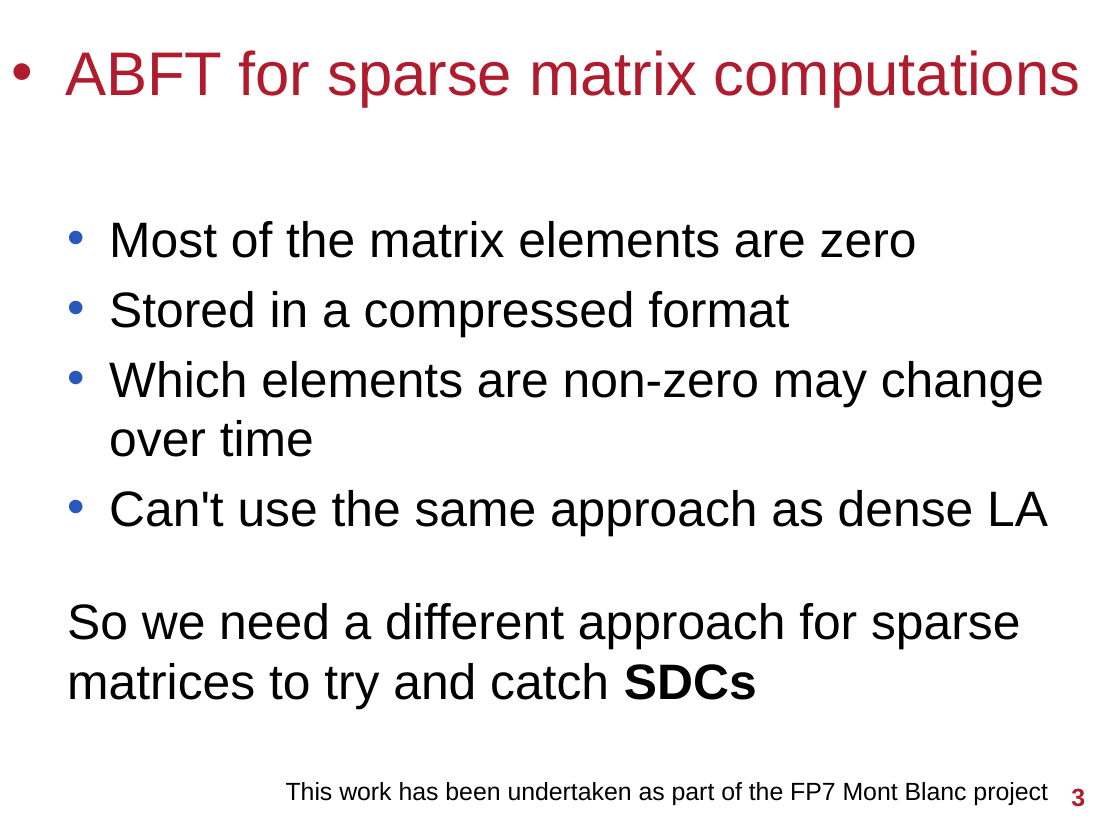
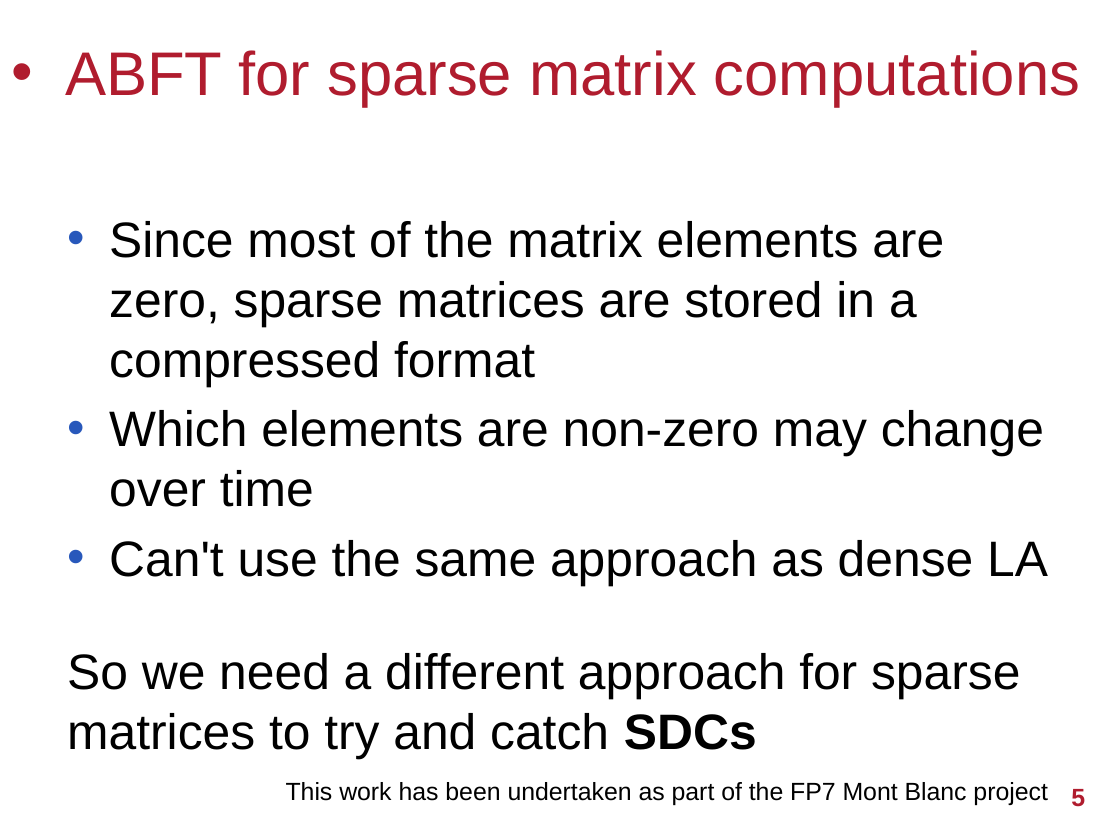
Before and after one commit to UoB-HPC/abft-training, a slide deck: slide 5 of abft-training.pptx (slide 3 before the commit). Drawn at 1120x840 pixels with LibreOffice and Linux fonts; fonts in the diff are those of the drawing; background and template pictures are left out. Boxes give left, top, right and bottom in pixels: in the first picture for what was removed or moved away, otherwise in the second. Text is boxed around its words. In the diff, an @@ line names an element or a change of style, - is before the commit and + after.

Commit message:
Add some intro slides about sparse linear solvers

```diff
--- a/abft-training.pptx
+++ b/abft-training.pptx
@@ text at (109, 221, 944, 387): text changed @@
-• Most of the matrix elements are zero
-• Stored in a compressed format
+• Since most of the matrix elements are zero, sparse matrices are stored in a compressed format
@@ page number at (1071, 789, 1085, 807): text changed @@
-3
+5
```
Also in this commit, not shown: 1 other slide changed, 2 slides added.
